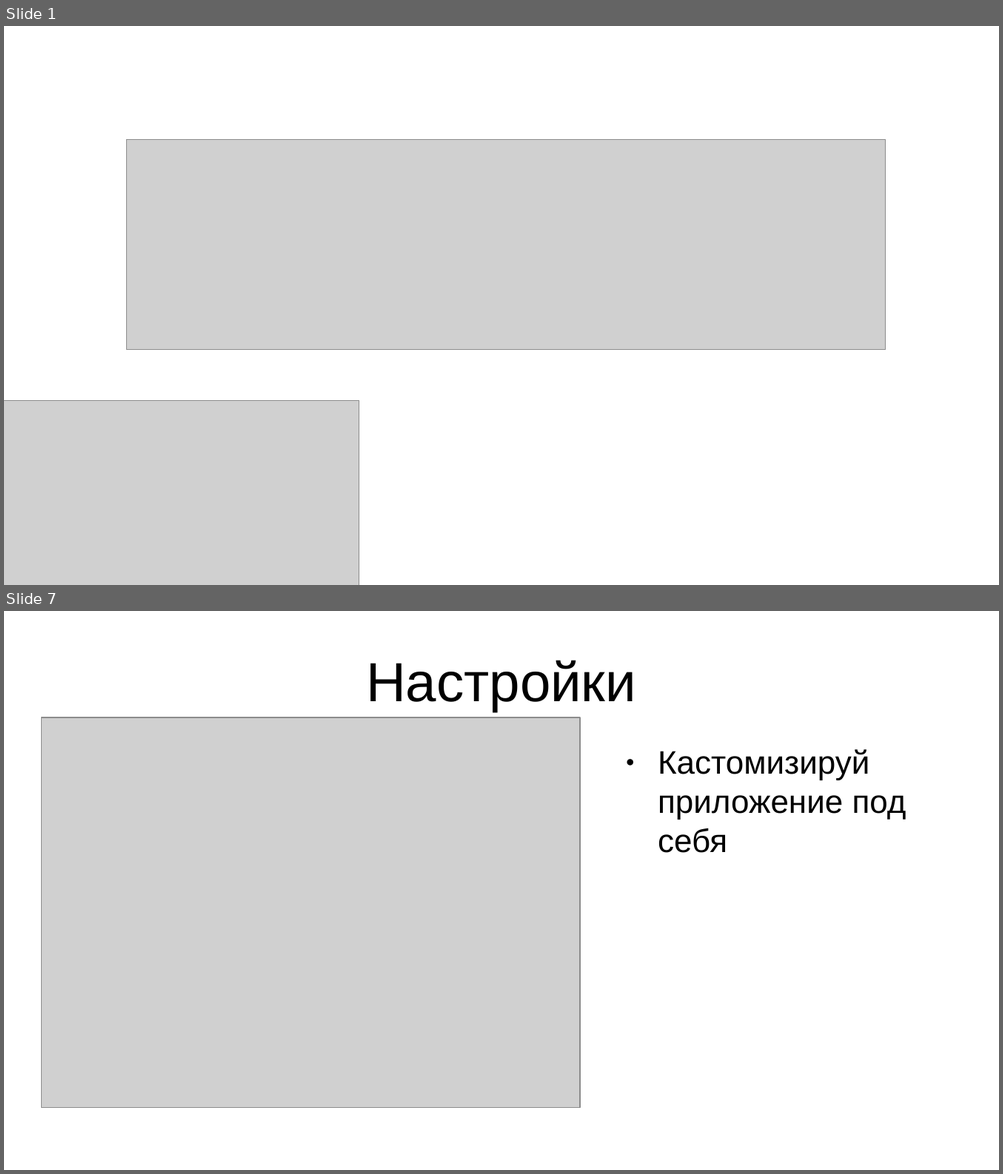
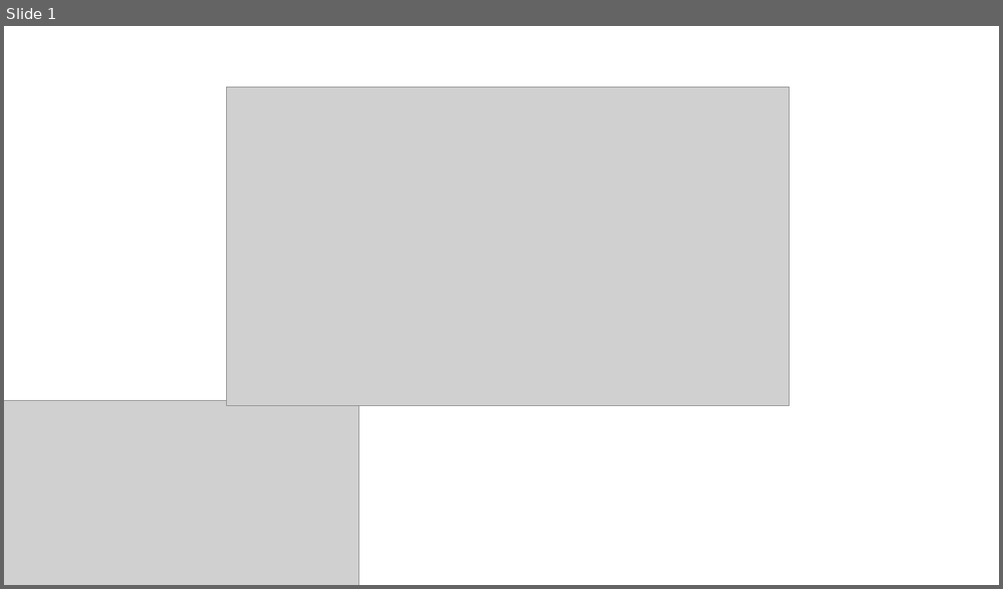
Before and after one commit to DEATHSTROUKE/Tower-Defence, a slide deck: TowerDefence.pptx. Shown one above the other, each under a label of ours: slides 1 and 7 before the commit, slide 1 after it; the slides between them are not shown. The pictures are 1003x1174 and 1003x589 pixels, drawn with LibreOffice and Linux fonts; fonts in the diff are those of the drawing; grey boxes stand for pictures. Boxes give left, top, right and bottom in pixels: in the first picture for what was removed or moved away, otherwise in the second. Text is boxed around its words. In the diff, an @@ line names an element or a change of style, - is before the commit and + after.

```diff
--- a/TowerDefence.pptx
+++ b/TowerDefence.pptx
@@ slide 7 removed at [4,611,999,1170], background #FFFFFF @@
@@ text removed at [366,660,636,712] @@
-Настройки
@@ picture removed at [42,718,580,1108] @@
@@ text removed at [657,749,906,853] @@
-● Кастомизируй приложение под себя
@@ slide 1 changed as well @@
@@ picture: place and size @@
-picture at [127,140,885,350]
+picture at [226,87,789,407]
```
Also in this commit, not shown: 4 slides added, 5 other slides removed, 1 other file.
